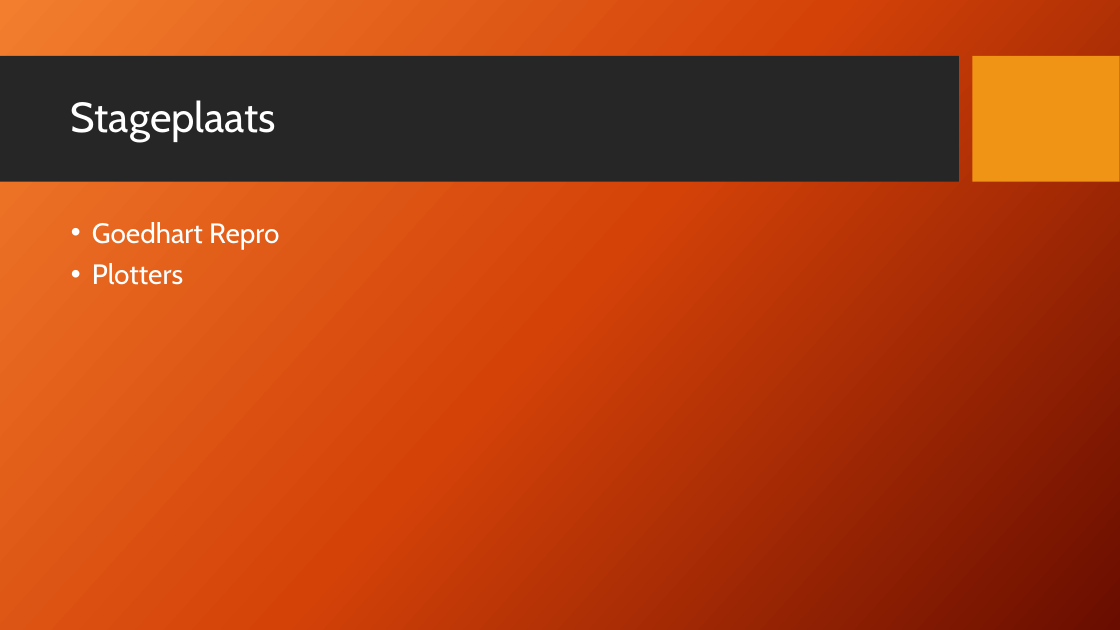
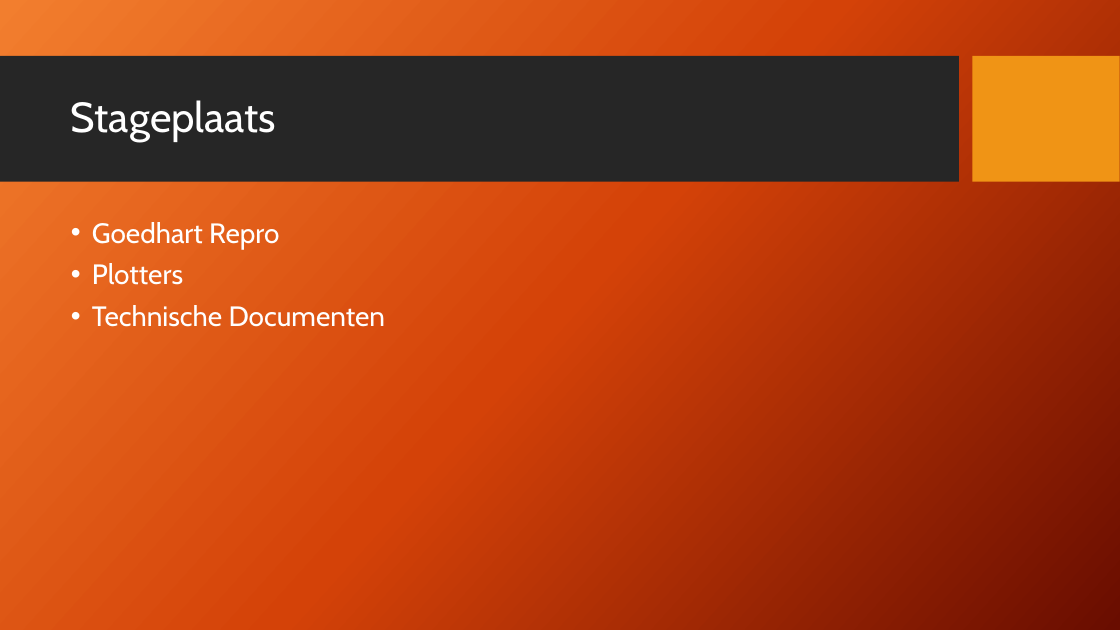
Before and after one commit to Kurtsuside1/Plotter-Data, a slide deck: slide 3 of PVB opdracht.pptx. Drawn at 1120x630 pixels with LibreOffice and Linux fonts; fonts in the diff are those of the drawing; background and template pictures are left out. Boxes give left, top, right and bottom in pixels: in the first picture for what was removed or moved away, otherwise in the second. Text is boxed around its words. In the diff, an @@ line names an element or a change of style, - is before the commit and + after.

```diff
--- a/PVB opdracht.pptx
+++ b/PVB opdracht.pptx
@@ text at (x1=92, y1=305, x2=386, y2=327): paragraph added @@
+• Technische Documenten
```
Also in this commit, not shown: 2 other slides changed, 9 slides added, 2 other files.
